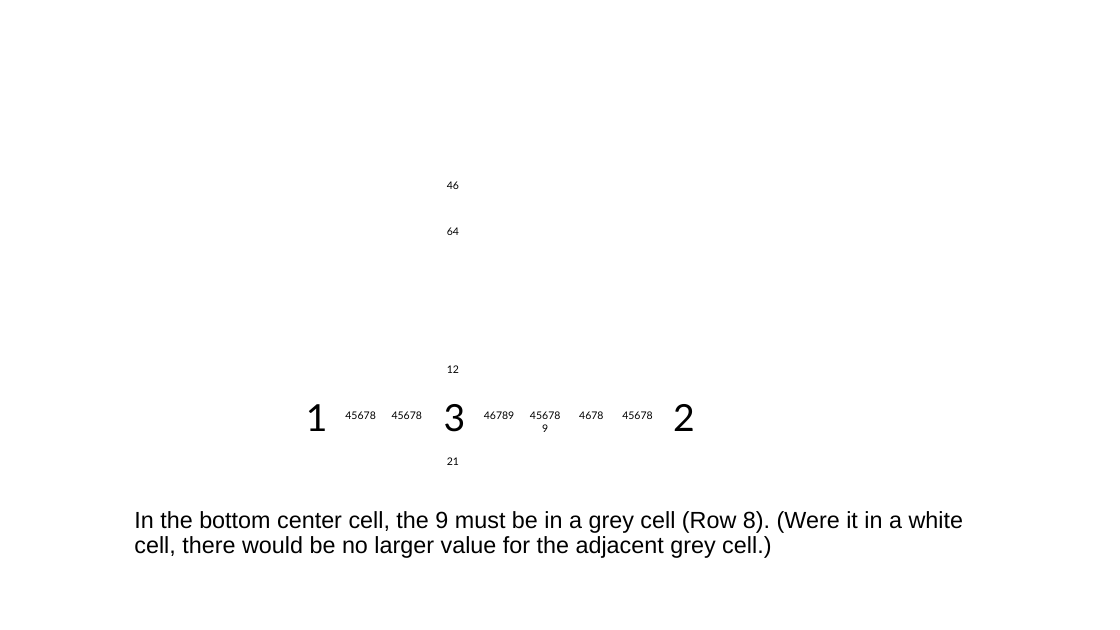
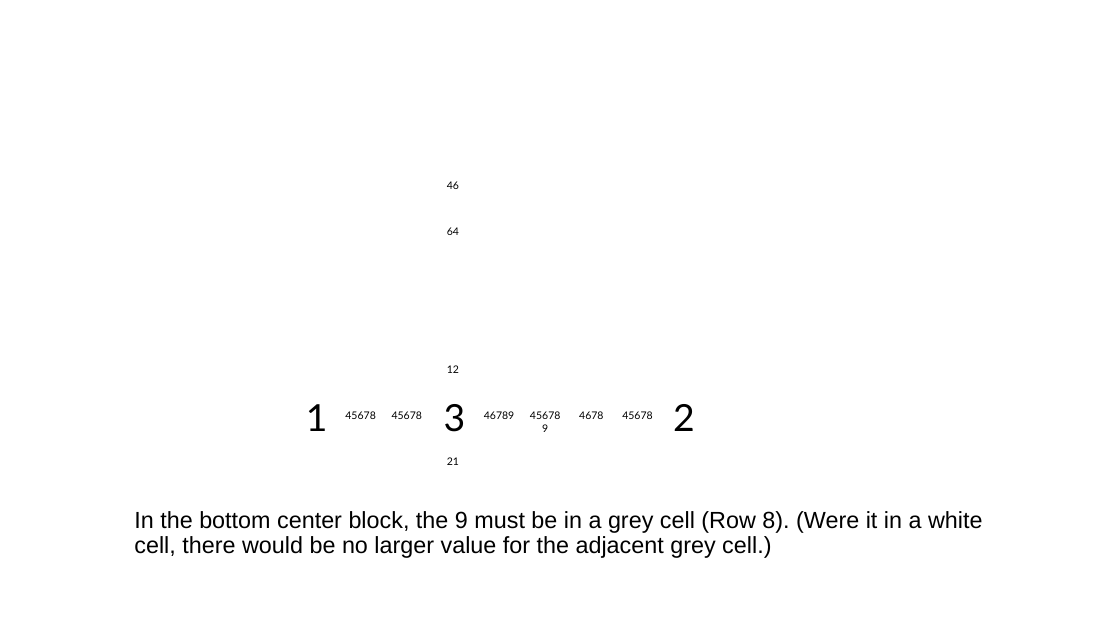
Before and after one commit to jhardis/WSJ_Number_Puzzles, a slide deck: slide 7 of 20260404_2.pptx. Drawn at 1120x630 pixels with LibreOffice and Linux fonts; fonts in the diff are those of the drawing; background and template pictures are left out. Boxes give left, top, right and bottom in pixels: in the first picture for what was removed or moved away, otherwise in the second. Text is boxed around its words. In the diff, an @@ line names an element or a change of style, - is before the commit and + after.

```diff
--- a/20260404_2.pptx
+++ b/20260404_2.pptx
@@ text at (x1=134, y1=511, x2=982, y2=558): text changed @@
-In the bottom center cell, the 9 must be in a grey cell (Row 8). (Were it in a white cell, there would be no larger value for the adjacent grey cell.)
+In the bottom center block, the 9 must be in a grey cell (Row 8). (Were it in a white cell, there would be no larger value for the adjacent grey cell.)
```
Also in this commit, not shown: 30 other slides changed, 3 slides removed.
